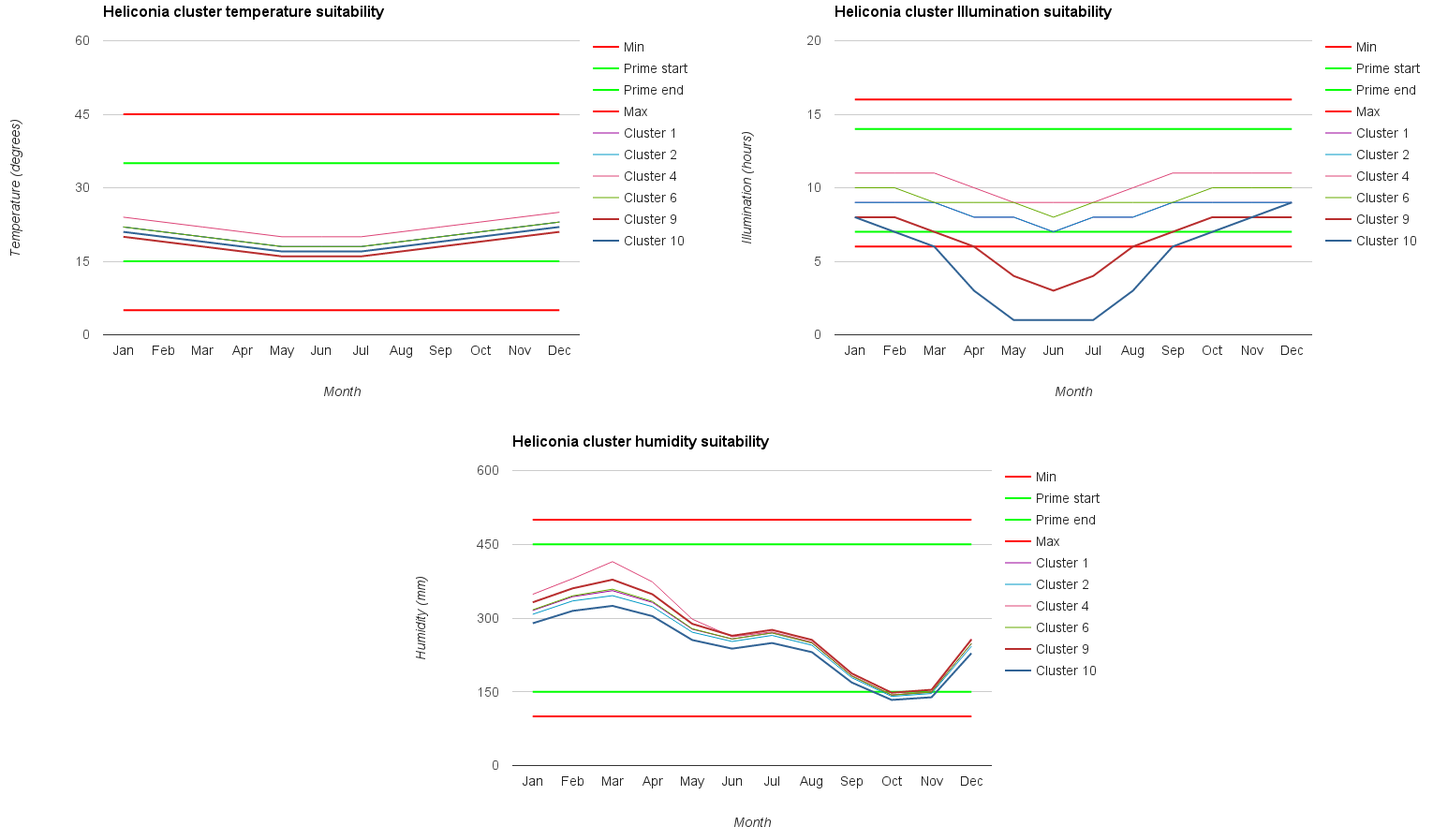
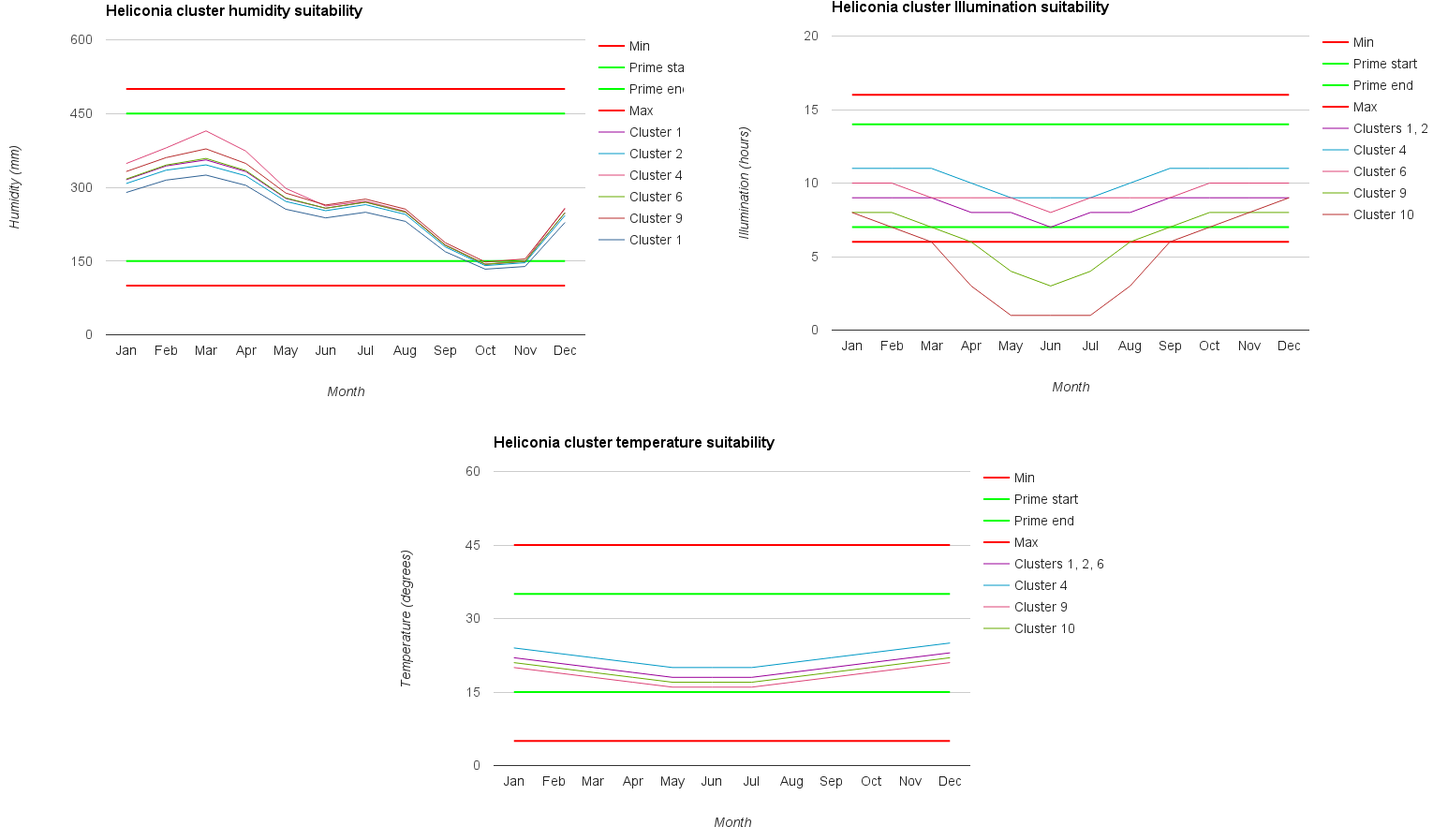
The second w=1433, h=840 image is a revision of the first. Changes to its layers:
moved "illum.png" above "hum.png", painted on it over [683, 0, 1428, 397]
renamed "temp.png" to "hum.png", painted on it over [9, 4, 688, 397]
renamed "hum.png" to "temp.png", painted on it over [345, 382, 1104, 827]
